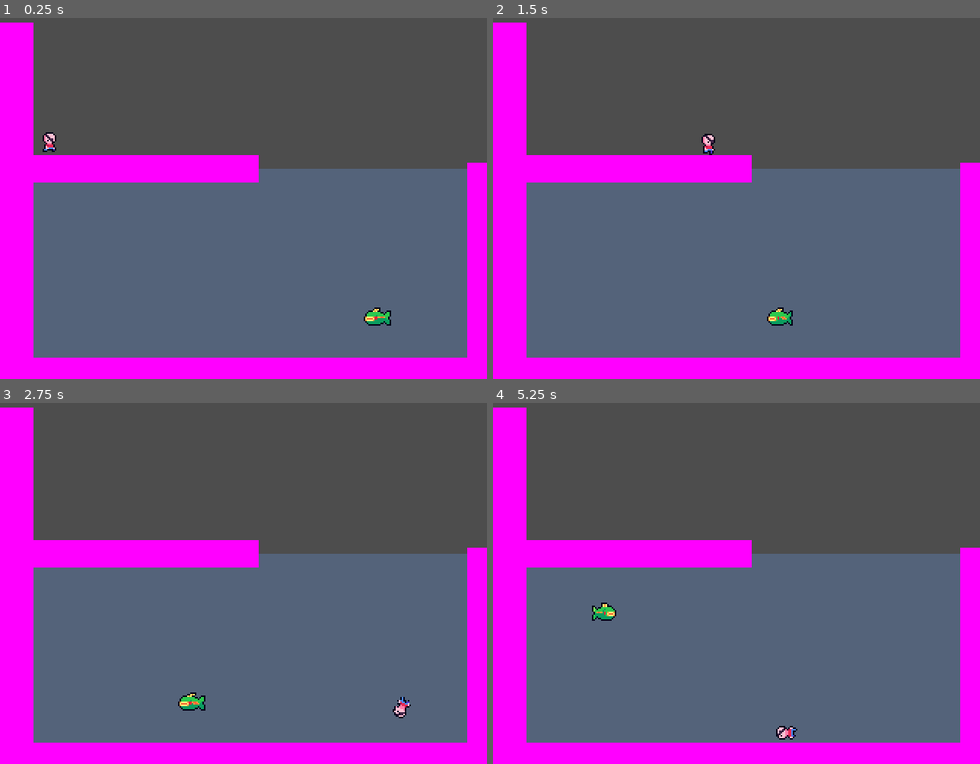
Above: before the commit, frames 1-4 (two rows, left to right).
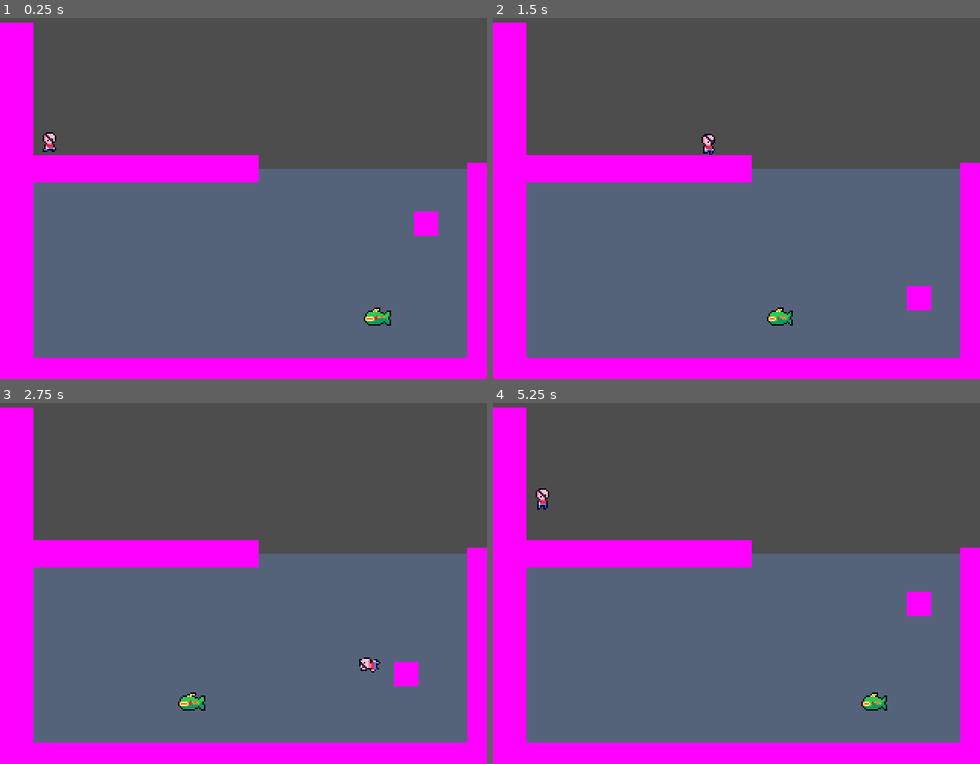
Above: after the commit, the same moments.

Repository: lilyyllyyllyly/PirateGame
Game: Godot game, scene res://Scenes/main.tscn
Two runs of this game, one before a commit and one after it. Both use one fixed random seed, a clock stepped at 60 frames per second and the inputs below.
Inputs:
- Up to frame 1 (0.25 s): no input
- Up to frame 2 (1.5 s): hold D (right) from 0.53 s (still down); tap Space (jump) at 0.77 s
- Up to frame 3 (2.75 s): tap Space (jump) at 1.52 s; release D (right) at 2.03 s; hold A (left) from 2.03 s (still down)
- Up to frame 4 (5.25 s): release A (left) at 2.78 s; hold D (right) 2.78-4.28 s; tap Space (jump) at 3.02, 3.77, 4.52 s; hold A (left) 4.28-5.03 s; hold D (right) from 5.03 s (still down)

The runs differ from the first frame. In frame 1, 0.3% of the frame differs, in the area x 85-90%, y 53-61%; in frame 2, 0.3%; in frame 3, 0.6%; in frame 4, 1.0%, in the area x 8-90%, y 23-94%.

Commit message:
Add puffer enemy and update movement and state logic

Diff:
--- a/Scenes/Fish.tscn
+++ b/Scenes/Enemies/GreenFish.tscn
@@ -1,12 +1,12 @@
 [gd_scene load_steps=18 format=3 uid="uid://lqch233gcdkv"]
 
-[ext_resource type="Texture2D" uid="uid://cmquk5jfcssog" path="res://Sprites/Enemies/Fish/fish1.png" id="1_o4tsg"]
-[ext_resource type="Texture2D" uid="uid://cnodkynj5kyw4" path="res://Sprites/Enemies/Fish/fish2.png" id="2_tqcbm"]
-[ext_resource type="Texture2D" uid="uid://ck1ojd624ornl" path="res://Sprites/Enemies/Fish/fish3.png" id="3_8881v"]
-[ext_resource type="Texture2D" uid="uid://cbucociwjfwec" path="res://Sprites/Enemies/Fish/fish4.png" id="4_wyrub"]
-[ext_resource type="Texture2D" uid="uid://6k614ammbm2y" path="res://Sprites/Enemies/Fish/fish5.png" id="6_t248q"]
-[ext_resource type="Texture2D" uid="uid://6ls8jc8mvt68" path="res://Sprites/Enemies/Fish/fish6.png" id="7_umtwy"]
-[ext_resource type="Texture2D" uid="uid://tu3ngy7a8127" path="res://Sprites/Enemies/Fish/fish7.png" id="8_f4i14"]
+[ext_resource type="Texture2D" uid="uid://cmquk5jfcssog" path="res://Sprites/Enemies/GreenFish/green-fish1.png" id="1_o4tsg"]
+[ext_resource type="Texture2D" uid="uid://cnodkynj5kyw4" path="res://Sprites/Enemies/GreenFish/green-fish2.png" id="2_tqcbm"]
+[ext_resource type="Texture2D" uid="uid://ck1ojd624ornl" path="res://Sprites/Enemies/GreenFish/green-fish3.png" id="3_8881v"]
+[ext_resource type="Texture2D" uid="uid://cbucociwjfwec" path="res://Sprites/Enemies/GreenFish/green-fish4.png" id="4_wyrub"]
+[ext_resource type="Texture2D" uid="uid://6k614ammbm2y" path="res://Sprites/Enemies/GreenFish/green-fish5.png" id="6_t248q"]
+[ext_resource type="Texture2D" uid="uid://6ls8jc8mvt68" path="res://Sprites/Enemies/GreenFish/green-fish6.png" id="7_umtwy"]
+[ext_resource type="Texture2D" uid="uid://tu3ngy7a8127" path="res://Sprites/Enemies/GreenFish/green-fish7.png" id="8_f4i14"]
 [ext_resource type="Script" path="res://Scripts/Animation/Enemies/GreenFishAnimation.gd" id="8_noprh"]
 [ext_resource type="Script" path="res://Scripts/Behaviours/CharacterMover.gd" id="9_pksoq"]
 [ext_resource type="Script" path="res://Scripts/Behaviours/CharacterVelocity.gd" id="10_n4o2g"]
@@ -82,15 +82,14 @@
 script = ExtResource("11_yfmmd")
 object = NodePath("../../..")
 path_visualizer = NodePath("PathVisualizer")
-dist_threshold = 5.0
 
 [node name="PathVisualizer" type="Node2D" parent="Movement/PlaneMovement/PathDirection"]
 script = ExtResource("12_xryyl")
 
-[node name="Area2D" type="Area2D" parent="."]
+[node name="Damage" type="Area2D" parent="."]
 collision_layer = 32
 collision_mask = 0
 monitoring = false
 
-[node name="CollisionShape2D" type="CollisionShape2D" parent="Area2D"]
+[node name="CollisionShape2D" type="CollisionShape2D" parent="Damage"]
 shape = SubResource("CircleShape2D_s8mhu")
--- /dev/null
+++ b/Scenes/Enemies/Puffer.tscn
@@ -0,0 +1,159 @@
+[gd_scene load_steps=18 format=3 uid="uid://d0fbkt8drrch"]
+
+[ext_resource type="Script" path="res://Scripts/Behaviours/CharacterMover.gd" id="1_8e3lk"]
+[ext_resource type="Script" path="res://Scripts/Behaviours/States/StateMachine.gd" id="2_d3di4"]
+[ext_resource type="Script" path="res://Scripts/Behaviours/Gravity.gd" id="2_lsrhe"]
+[ext_resource type="Script" path="res://Scripts/Behaviours/CharacterVelocity.gd" id="2_rnl4v"]
+[ext_resource type="Script" path="res://Scripts/Behaviours/States/StateSwitcher.gd" id="3_6e5xb"]
+[ext_resource type="Script" path="res://Scripts/Movement/Calculators/PlaneMovement.gd" id="3_kv6s3"]
+[ext_resource type="Script" path="res://Scripts/Behaviours/States/State.gd" id="3_q06cc"]
+[ext_resource type="Script" path="res://Scripts/Input/Directions/FollowDirection.gd" id="4_6u4c6"]
+[ext_resource type="Script" path="res://Scripts/Input/Directions/PathDirection.gd" id="7_uwbcg"]
+[ext_resource type="Script" path="res://Scripts/PathVisualizer.gd" id="8_1l31k"]
+[ext_resource type="Script" path="res://Scripts/Behaviours/Behaviour.gd" id="10_a0ie1"]
+
+[sub_resource type="CircleShape2D" id="CircleShape2D_vy0pv"]
+radius = 8.0
+
+[sub_resource type="NoiseTexture2D" id="NoiseTexture2D_cjlkt"]
+width = 16
+height = 16
+
+[sub_resource type="CircleShape2D" id="CircleShape2D_r3vo0"]
+radius = 50.0
+
+[sub_resource type="CircleShape2D" id="CircleShape2D_xwa2k"]
+radius = 80.0
+
+[sub_resource type="RectangleShape2D" id="RectangleShape2D_g7t3b"]
+size = Vector2(16, 8)
+
+[sub_resource type="CircleShape2D" id="CircleShape2D_wfuym"]
+radius = 8.0
+
+[node name="Puffer" type="CharacterBody2D"]
+collision_layer = 16
+collision_mask = 8
+
+[node name="CollisionShape2D" type="CollisionShape2D" parent="."]
+top_level = true
+shape = SubResource("CircleShape2D_vy0pv")
+
+[node name="Sprite2D" type="Sprite2D" parent="."]
+texture = SubResource("NoiseTexture2D_cjlkt")
+
+[node name="CharacterMover" type="Node" parent="." node_paths=PackedStringArray("body")]
+script = ExtResource("1_8e3lk")
+body = NodePath("..")
+
+[node name="Gravity" type="Node" parent="." node_paths=PackedStringArray("body")]
+script = ExtResource("2_lsrhe")
+body = NodePath("..")
+enabled = false
+
+[node name="GravityEnabler" type="Node" parent="Gravity"]
+script = ExtResource("10_a0ie1")
+enabled = false
+
+[node name="States" type="Node2D" parent="." node_paths=PackedStringArray("state")]
+script = ExtResource("2_d3di4")
+state = NodePath("IdleState")
+
+[node name="StateEvents" type="Node" parent="States"]
+
+[node name="PlayerClose" type="Node" parent="States/StateEvents" node_paths=PackedStringArray("state_machine", "new_state")]
+script = ExtResource("3_6e5xb")
+state_machine = NodePath("../..")
+new_state = NodePath("../../ChaseState")
+
+[node name="PlayerFar" type="Node" parent="States/StateEvents" node_paths=PackedStringArray("state_machine", "new_state")]
+script = ExtResource("3_6e5xb")
+state_machine = NodePath("../..")
+new_state = NodePath("../../IdleState")
+
+[node name="IdleState" type="Node2D" parent="States" node_paths=PackedStringArray("behaviours")]
+script = ExtResource("3_q06cc")
+behaviours = [NodePath("IdleMovement"), NodePath("PlayerCloseChecker")]
+enabled = false
+
+[node name="IdleMovement" type="Node" parent="States/IdleState" node_paths=PackedStringArray("body", "move")]
+script = ExtResource("2_rnl4v")
+body = NodePath("../../..")
+move = NodePath("PlaneMovement")
+
+[node name="PlaneMovement" type="Node" parent="States/IdleState/IdleMovement" node_paths=PackedStringArray("direction", "body")]
+script = ExtResource("3_kv6s3")
+direction = NodePath("PathDirection")
+body = NodePath("../../../..")
+speed = 40.0
+accel = 100.0
+
+[node name="PathDirection" type="Node" parent="States/IdleState/IdleMovement/PlaneMovement" node_paths=PackedStringArray("object", "path_visualizer")]
+script = ExtResource("7_uwbcg")
+object = NodePath("../../../../..")
+path_visualizer = NodePath("PathVisualizer")
+
+[node name="PathVisualizer" type="Node2D" parent="States/IdleState/IdleMovement/PlaneMovement/PathDirection"]
+script = ExtResource("8_1l31k")
+
+[node name="PlayerCloseChecker" type="Area2D" parent="States/IdleState"]
+collision_layer = 0
+monitorable = false
+script = ExtResource("10_a0ie1")
+
+[node name="CollisionShape2D" type="CollisionShape2D" parent="States/IdleState/PlayerCloseChecker"]
+shape = SubResource("CircleShape2D_r3vo0")
+
+[node name="ChaseState" type="Node2D" parent="States" node_paths=PackedStringArray("behaviours")]
+script = ExtResource("3_q06cc")
+behaviours = [NodePath("ChaseMovement"), NodePath("PlayerFarChecker")]
+enabled = false
+
+[node name="ChaseMovement" type="Node" parent="States/ChaseState" node_paths=PackedStringArray("body", "move")]
+script = ExtResource("2_rnl4v")
+body = NodePath("../../..")
+move = NodePath("PlaneMovement")
+
+[node name="PlaneMovement" type="Node" parent="States/ChaseState/ChaseMovement" node_paths=PackedStringArray("direction", "body")]
+script = ExtResource("3_kv6s3")
+direction = NodePath("FollowDirection")
+body = NodePath("../../../..")
+speed = 125.0
+accel = 200.0
+
+[node name="FollowDirection" type="Node" parent="States/ChaseState/ChaseMovement/PlaneMovement" node_paths=PackedStringArray("object")]
+script = ExtResource("4_6u4c6")
+object = NodePath("../../../../..")
+
+[node name="PlayerFarChecker" type="Area2D" parent="States/ChaseState"]
+collision_layer = 0
+monitorable = false
+script = ExtResource("10_a0ie1")
+enabled = false
+
+[node name="CollisionShape2D" type="CollisionShape2D" parent="States/ChaseState/PlayerFarChecker"]
+shape = SubResource("CircleShape2D_xwa2k")
+
+[node name="WaterChecker" type="Area2D" parent="."]
+collision_layer = 0
+collision_mask = 2
+monitorable = false
+
+[node name="CollisionShape2D" type="CollisionShape2D" parent="WaterChecker"]
+position = Vector2(0, -4)
+shape = SubResource("RectangleShape2D_g7t3b")
+
+[node name="Damage" type="Area2D" parent="."]
+collision_layer = 32
+collision_mask = 0
+monitoring = false
+
+[node name="CollisionShape2D" type="CollisionShape2D" parent="Damage"]
+shape = SubResource("CircleShape2D_wfuym")
+
+[connection signal="on_disable" from="Gravity/GravityEnabler" to="Gravity" method="disable"]
+[connection signal="on_enable" from="Gravity/GravityEnabler" to="Gravity" method="enable"]
+[connection signal="body_entered" from="States/IdleState/PlayerCloseChecker" to="States/StateEvents/PlayerClose" method="switch" unbinds=1]
+[connection signal="body_exited" from="States/ChaseState/PlayerFarChecker" to="States/StateEvents/PlayerFar" method="switch" unbinds=1]
+[connection signal="area_entered" from="WaterChecker" to="Gravity/GravityEnabler" method="disable" unbinds=1]
+[connection signal="area_exited" from="WaterChecker" to="Gravity/GravityEnabler" method="enable" unbinds=1]
--- a/Scenes/Player.tscn
+++ b/Scenes/Player.tscn
@@ -19,16 +19,17 @@
 [ext_resource type="Texture2D" uid="uid://bw2xopc3lakfh" path="res://Sprites/Player/Boost/player-boost2.png" id="17_7j1ed"]
 [ext_resource type="Texture2D" uid="uid://ft6hj6474r4y" path="res://Sprites/Player/Boost/player-boost3.png" id="18_fw0vu"]
 [ext_resource type="Script" path="res://Scripts/Animation/PlayerAnimation.gd" id="18_idgqc"]
-[ext_resource type="Script" path="res://Scripts/States/PlayerStates.gd" id="19_e8q1u"]
 [ext_resource type="Script" path="res://Scripts/Behaviours/CharacterMover.gd" id="19_fnyit"]
 [ext_resource type="Script" path="res://Scripts/Behaviours/WaterLeaveBoost.gd" id="19_gtfkb"]
 [ext_resource type="Script" path="res://Scripts/Effects/WaterBoostParticle.gd" id="19_s4hwc"]
 [ext_resource type="Script" path="res://Scripts/Behaviours/Gravity.gd" id="20_8hehk"]
 [ext_resource type="Script" path="res://Scripts/Movement/Calculators/HorizontalMovement.gd" id="20_ddyps"]
 [ext_resource type="Script" path="res://Scripts/Behaviours/CharacterVelocity.gd" id="20_nj0y8"]
-[ext_resource type="Script" path="res://Scripts/States/State.gd" id="21_fn0cg"]
+[ext_resource type="Script" path="res://Scripts/Behaviours/States/StateMachine.gd" id="21_0f3q0"]
 [ext_resource type="Script" path="res://Scripts/Input/Directions/PlayerHorizontalDirection.gd" id="21_hpk8n"]
+[ext_resource type="Script" path="res://Scripts/Behaviours/States/StateSwitcher.gd" id="22_1mnb8"]
 [ext_resource type="Script" path="res://Scripts/Behaviours/Jump.gd" id="22_vihjo"]
+[ext_resource type="Script" path="res://Scripts/Behaviours/States/State.gd" id="23_lw60q"]
 [ext_resource type="Script" path="res://Scripts/Input/Conditions/JumpHeldCondition.gd" id="23_r2dyy"]
 [ext_resource type="Script" path="res://Scripts/Movement/Calculators/PlaneMovement.gd" id="28_ttw5v"]
 [ext_resource type="Script" path="res://Scripts/Input/Directions/PlayerPlaneDirection.gd" id="29_8h0eh"]
@@ -230,14 +231,26 @@
 body = NodePath("..")
 water_move = NodePath("../States/WaterState/WaterMovement/PlaneMovement")
 
-[node name="States" type="Node" parent="." node_paths=PackedStringArray("ground_state", "water_state")]
-script = ExtResource("19_e8q1u")
-ground_state = NodePath("GroundState")
-water_state = NodePath("WaterState")
+[node name="States" type="Node" parent="." node_paths=PackedStringArray("state")]
+script = ExtResource("21_0f3q0")
+state = NodePath("GroundState")
+
+[node name="StateEvents" type="Node" parent="States"]
+
+[node name="LeaveWater" type="Node" parent="States/StateEvents" node_paths=PackedStringArray("state_machine", "new_state")]
+script = ExtResource("22_1mnb8")
+state_machine = NodePath("../..")
+new_state = NodePath("../../GroundState")
+
+[node name="EnterWater" type="Node" parent="States/StateEvents" node_paths=PackedStringArray("state_machine", "new_state")]
+script = ExtResource("22_1mnb8")
+state_machine = NodePath("../..")
+new_state = NodePath("../../WaterState")
 
 [node name="GroundState" type="Node" parent="States" node_paths=PackedStringArray("behaviours")]
-script = ExtResource("21_fn0cg")
+script = ExtResource("23_lw60q")
 behaviours = [NodePath("GroundMovement"), NodePath("Jump"), NodePath("Gravity")]
+enabled = false
 
 [node name="GroundMovement" type="Node" parent="States/GroundState" node_paths=PackedStringArray("body", "move")]
 script = ExtResource("20_nj0y8")
@@ -269,12 +282,12 @@
 [node name="Gravity" type="Node" parent="States/GroundState" node_paths=PackedStringArray("body")]
 script = ExtResource("20_8hehk")
 body = NodePath("../../..")
-term_vel = 200.0
 enabled = false
 
 [node name="WaterState" type="Node" parent="States" node_paths=PackedStringArray("behaviours")]
-script = ExtResource("21_fn0cg")
+script = ExtResource("23_lw60q")
 behaviours = [NodePath("WaterMovement"), NodePath("Boost")]
+enabled = false
 
 [node name="WaterMovement" type="Node" parent="States/WaterState" node_paths=PackedStringArray("body", "move")]
 script = ExtResource("20_nj0y8")
@@ -338,18 +351,18 @@
 [node name="CounterSignal" type="Node" parent="."]
 script = ExtResource("36_wx7gs")
 initial_value = 3
-max = 3
+maxv = 3
 
 [connection signal="should_boost" from="WaterLeaveBoost" to="States/WaterState/Boost" method="boost"]
 [connection signal="boosted" from="States/WaterState/Boost" to="Effects/WaterBoostParticle" method="spawn_particle"]
 [connection signal="jump_pressed" from="States/WaterState/Boost/JumpPressSignal" to="AnimationPlayer" method="on_jump_pressed"]
 [connection signal="jump_pressed" from="States/WaterState/Boost/JumpPressSignal" to="States/WaterState/Boost" method="boost_delayed"]
 [connection signal="area_entered" from="WaterChecker" to="AnimationPlayer" method="on_enter_water"]
-[connection signal="area_entered" from="WaterChecker" to="States" method="on_water_entered"]
 [connection signal="area_entered" from="WaterChecker" to="WaterChecker" method="on_area_entered"]
+[connection signal="area_entered" from="WaterChecker" to="States/StateEvents/EnterWater" method="switch" unbinds=1]
 [connection signal="area_exited" from="WaterChecker" to="AnimationPlayer" method="on_exit_water"]
 [connection signal="area_exited" from="WaterChecker" to="WaterLeaveBoost" method="on_water_exited"]
-[connection signal="area_exited" from="WaterChecker" to="States" method="on_water_exited"]
 [connection signal="area_exited" from="WaterChecker" to="WaterChecker" method="on_area_exited"]
+[connection signal="area_exited" from="WaterChecker" to="States/StateEvents/LeaveWater" method="switch" unbinds=1]
 [connection signal="area_entered" from="DamageChecker" to="Thrower" method="throw_away_from" binds= [false]]
 [connection signal="area_entered" from="DamageChecker" to="CounterSignal" method="decrement" unbinds=1]
--- a/Scenes/main.tscn
+++ b/Scenes/main.tscn
@@ -1,10 +1,11 @@
-[gd_scene load_steps=9 format=3 uid="uid://dnf3ma84l7881"]
+[gd_scene load_steps=11 format=3 uid="uid://dnf3ma84l7881"]
 
 [ext_resource type="Script" path="res://Scripts/SceneManager.gd" id="1_mp3ny"]
 [ext_resource type="PackedScene" uid="uid://d3hqdk77sg32n" path="res://Scenes/Player.tscn" id="1_s0pd8"]
 [ext_resource type="PackedScene" uid="uid://lbk0irkrw228" path="res://Scenes/Water.tscn" id="2_5kyod"]
-[ext_resource type="PackedScene" uid="uid://lqch233gcdkv" path="res://Scenes/Fish.tscn" id="3_x5xep"]
+[ext_resource type="PackedScene" uid="uid://lqch233gcdkv" path="res://Scenes/Enemies/GreenFish.tscn" id="3_x5xep"]
 [ext_resource type="Script" path="res://Scripts/CustomResources/PathResource.gd" id="4_kopuq"]
+[ext_resource type="PackedScene" uid="uid://d0fbkt8drrch" path="res://Scenes/Enemies/Puffer.tscn" id="6_xwc4n"]
 
 [sub_resource type="RectangleShape2D" id="RectangleShape2D_pg28c"]
 size = Vector2(10, 10)
@@ -16,6 +17,10 @@
 [sub_resource type="Resource" id="Resource_tn2d6"]
 script = ExtResource("4_kopuq")
 points = PackedVector2Array(250, 200, 75, 200, 75, 135, 250, 135)
+
+[sub_resource type="Resource" id="Resource_numm6"]
+script = ExtResource("4_kopuq")
+points = PackedVector2Array(280, 135, 280, 200)
 
 [node name="Main" type="Node2D"]
 
@@ -73,13 +78,24 @@
 position = Vector2(162, 177)
 scale = Vector2(30, 15)
 
-[node name="Fish" parent="." instance=ExtResource("3_x5xep")]
+[node name="GreenFish" parent="." instance=ExtResource("3_x5xep")]
 position = Vector2(250, 200)
 
-[node name="PathVisualizer" parent="Fish/Movement/PlaneMovement/PathDirection" index="0"]
+[node name="PathVisualizer" parent="GreenFish/Movement/PlaneMovement/PathDirection" index="0"]
 path = SubResource("Resource_tn2d6")
+
+[node name="Puffer" parent="." instance=ExtResource("6_xwc4n")]
+position = Vector2(280, 135)
+
+[node name="PathVisualizer" parent="Puffer/States/IdleState/IdleMovement/PlaneMovement/PathDirection" index="0"]
+path = SubResource("Resource_numm6")
+color = Color(0.784314, 0, 1, 0.501961)
+
+[node name="FollowDirection" parent="Puffer/States/ChaseState/ChaseMovement/PlaneMovement" index="0" node_paths=PackedStringArray("target")]
+target = NodePath("../../../../../../Player")
 
 [connection signal="depleted" from="Player/CounterSignal" to="SceneManager" method="reload_scene"]
 
 [editable path="Player"]
-[editable path="Fish"]
+[editable path="GreenFish"]
+[editable path="Puffer"]
--- a/Scripts/Animation/Enemies/GreenFishAnimation.gd
+++ b/Scripts/Animation/Enemies/GreenFishAnimation.gd
@@ -6,5 +6,5 @@
 func _ready():
 	play("fish")
 
-func _process(delta):
+func _process(_delta):
 	sprite.flip_h = direction.value.x > 0 || (direction.value.x == 0 && sprite.flip_h)
--- a/Scripts/Animation/PlayerAnimation.gd
+++ b/Scripts/Animation/PlayerAnimation.gd
@@ -16,9 +16,9 @@
 var direction: Vector2
 var rot_goal: float
 
-func fwrap(x, min, max):
-	if min > max: return fwrap(x, max, min)
-	return (max if x < 0 else min) + fmod(x, max - min)
+func fwrap(x, minv, maxv):
+	if minv > maxv: return fwrap(x, maxv, minv)
+	return (maxv if x < 0 else minv) + fmod(x, maxv - minv)
 
 func play_reset(anim):
 	if current_animation != anim:
--- a/Scripts/Behaviours/Behaviour.gd
+++ b/Scripts/Behaviours/Behaviour.gd
@@ -9,6 +9,12 @@
 		if (enabled): _on_enable()
 		else: _on_disable()
 
+func enable():
+	enabled = true
+
+func disable():
+	enabled = false
+
 func _on_enable():
 	on_enable.emit()
 	process_mode = Node.PROCESS_MODE_INHERIT
@@ -19,3 +25,4 @@
 
 func _ready():
 	if enabled: _on_enable()
+	else: _on_disable()
--- a/Scripts/Behaviours/Gravity.gd
+++ b/Scripts/Behaviours/Gravity.gd
@@ -1,7 +1,7 @@
 class_name Gravity extends Behaviour
 
 @export var body: CharacterBody2D
-@export var term_vel: float
+@export var term_vel: float = 200
 
 var gravity = ProjectSettings.get_setting("physics/2d/default_gravity")
 
--- a/Scripts/Behaviours/Jump.gd
+++ b/Scripts/Behaviours/Jump.gd
@@ -10,7 +10,7 @@
 var jump_start = 0
 var jumping = false
 
-func _physics_process(delta):
+func _physics_process(_delta):
 	var now = Time.get_ticks_msec()
 
 	if body.is_on_floor() or (jumping and not jump_held.value): jumping = false
--- /dev/null
+++ b/Scripts/Behaviours/States/State.gd
@@ -0,0 +1,15 @@
+class_name State extends Behaviour
+
+@export var behaviours: Array[Behaviour]
+
+func _on_enable():
+	for b: Behaviour in behaviours:
+		b.enabled = true
+
+	super()
+
+func _on_disable():
+	for b: Behaviour in behaviours:
+		b.enabled = false
+
+	super()
--- /dev/null
+++ b/Scripts/Behaviours/States/StateMachine.gd
@@ -0,0 +1,15 @@
+class_name StateMachine extends Node
+
+@export var state: State:
+	set(value):
+		if state == value: return
+
+		if state:
+			state.enabled = false
+
+		state = value
+
+		state.enabled = true
+
+func _ready():
+	if state: state.enabled = true
--- /dev/null
+++ b/Scripts/Behaviours/States/StateSwitcher.gd
@@ -0,0 +1,10 @@
+class_name StateSwitcher extends Behaviour
+
+@export var state_machine: StateMachine
+@export var new_state: State
+
+signal switched
+
+func switch():
+	state_machine.state = new_state
+	switched.emit()
--- a/Scripts/Behaviours/WaterLeaveBoost.gd
+++ b/Scripts/Behaviours/WaterLeaveBoost.gd
@@ -5,6 +5,6 @@
 
 signal should_boost
 
-func on_water_exited(area):
+func on_water_exited(_area):
 	if body.velocity.length() > water_move.speed:
 		should_boost.emit()
--- /dev/null
+++ b/Scripts/Input/Directions/FollowDirection.gd
@@ -0,0 +1,8 @@
+class_name FollowDirection extends DirectionalInput
+
+@export var object: Node2D
+@export var target: Node2D
+
+func get_value():
+	if target: return (target.position - object.position).normalized()
+	else: return Vector2(0, 0)
--- a/Scripts/Input/Directions/PathDirection.gd
+++ b/Scripts/Input/Directions/PathDirection.gd
@@ -5,7 +5,7 @@
 @export  var path_visualizer: PathVisualizer
 @onready var path = path_visualizer.path
 
-@export var dist_threshold: float
+@export var dist_threshold: float = 5
 var curr_point = 0
 
 func get_value():
--- a/Scripts/Input/Signals/CounterSignal.gd
+++ b/Scripts/Input/Signals/CounterSignal.gd
@@ -1,8 +1,8 @@
 class_name CounterSignal extends Node
 
 @export var initial_value: int
-@export var min: int
-@export var max: int
+@export var minv: int
+@export var maxv: int
 
 signal depleted
 signal filled
@@ -13,8 +13,8 @@
 
 		counter = value
 
-		if   counter >= max: filled.emit()
-		elif counter <= min: depleted.emit()
+		if   counter >= maxv: filled.emit()
+		elif counter <= minv: depleted.emit()
 
 func increment(value: int = 1):
 	counter += value
--- a/Scripts/Movement/Calculators/PlaneMovement.gd
+++ b/Scripts/Movement/Calculators/PlaneMovement.gd
@@ -9,7 +9,6 @@
 
 func calculate_movement(delta):
 	var move = body.velocity
-	var now = Time.get_ticks_msec()
 
 	var goal_vel = direction.value * speed
 	move += (goal_vel - move).limit_length(accel * delta)
--- a/Scripts/SceneManager.gd
+++ b/Scripts/SceneManager.gd
@@ -1,4 +1,4 @@
 class_name SceneManager extends Node
 
 func reload_scene():
-	get_tree().reload_current_scene()
+	get_tree().reload_current_scene.call_deferred()
--- a/Scripts/States/PlayerStates.gd
+++ /dev/null
@@ -1,14 +0,0 @@
-class_name PlayerState extends StateMachine
-
-@export var ground_state: State
-@export var water_state:  State
-
-func _ready():
-	state = ground_state
-	super()
-
-func on_water_entered(_area):
-	state = water_state
-
-func on_water_exited(_area):
-	state = ground_state
--- a/Scripts/States/State.gd
+++ /dev/null
@@ -1,3 +0,0 @@
-class_name State extends Node
-
-@export var behaviours: Array[Behaviour]
--- a/Scripts/States/StateMachine.gd
+++ /dev/null
@@ -1,20 +0,0 @@
-class_name StateMachine extends Node
-
-var state: State:
-	set(value):
-		if state == value: return
-
-		# disable last state behaviours
-		if state:
-			for b: Behaviour in state.behaviours:
-				b.enabled = false
-
-		state = value
-
-		# enable new state behaviours
-		for b: Behaviour in state.behaviours:
-			b.enabled = true
-
-func _ready():
-	for b: Behaviour in state.behaviours:
-		b.enabled = true
--- a/Scripts/States/StateSwitcher.gd
+++ /dev/null
@@ -1,24 +0,0 @@
-class_name StateSwitcher extends Node
-
-@export var states: Array[State]
-@export var curr_state: int:
-	set(value):
-		if curr_state == value: return
-
-		# disable last state behaviours
-		for b: Behaviour in states[curr_state].behaviours:
-			b.enabled = false
-
-		curr_state = value
-
-		# enable new state behaviours
-		for b: Behaviour in states[curr_state].behaviours:
-			b.enabled = true
-
-func _ready():
-	for i in states.size():
-		for b: Behaviour in states[i].behaviours:
-			b.enabled = (i == curr_state)
-
-func next_state():
-	curr_state = (curr_state + 1) % states.size()
Not shown: 1 places in Scenes/Player.tscn that only renumber resources
Renamed: Sprites/Enemies/Fish/fish1.png -> Sprites/Enemies/GreenFish/green-fish1.png
Not shown, changed: Sprites/Enemies/GreenFish/green-fish1.png.import
Renamed: Sprites/Enemies/Fish/fish2.png -> Sprites/Enemies/GreenFish/green-fish2.png
Not shown, changed: Sprites/Enemies/GreenFish/green-fish2.png.import
Renamed: Sprites/Enemies/Fish/fish3.png -> Sprites/Enemies/GreenFish/green-fish3.png
Not shown, changed: Sprites/Enemies/GreenFish/green-fish3.png.import
Renamed: Sprites/Enemies/Fish/fish4.png -> Sprites/Enemies/GreenFish/green-fish4.png
Not shown, changed: Sprites/Enemies/GreenFish/green-fish4.png.import
Renamed: Sprites/Enemies/Fish/fish5.png -> Sprites/Enemies/GreenFish/green-fish5.png
Not shown, changed: Sprites/Enemies/GreenFish/green-fish5.png.import
Renamed: Sprites/Enemies/Fish/fish6.png -> Sprites/Enemies/GreenFish/green-fish6.png
(and 3 more such lines)
